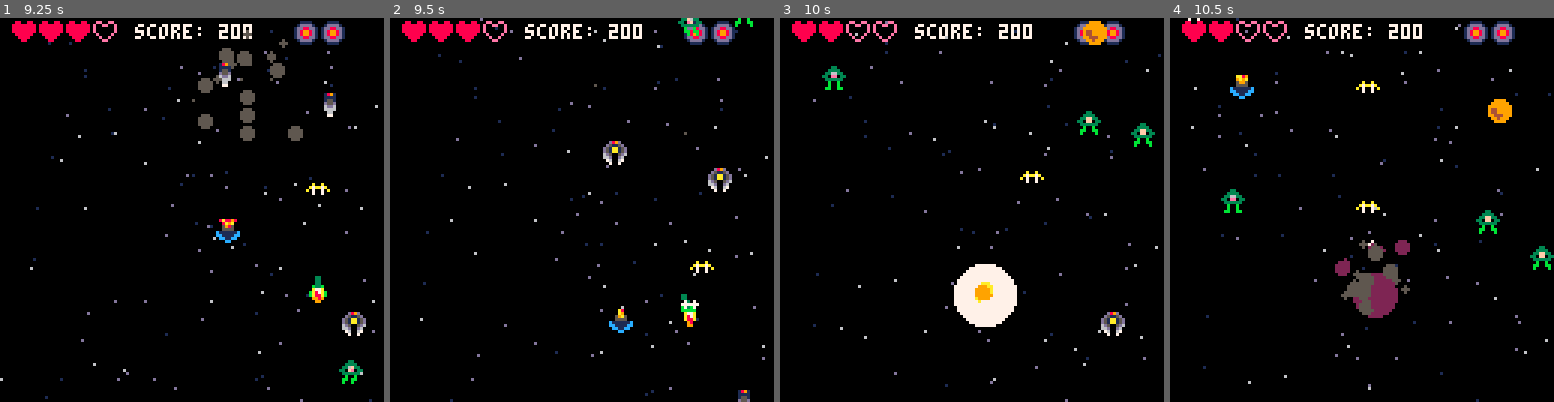
Above: before the commit, frames 1-4 (left to right).
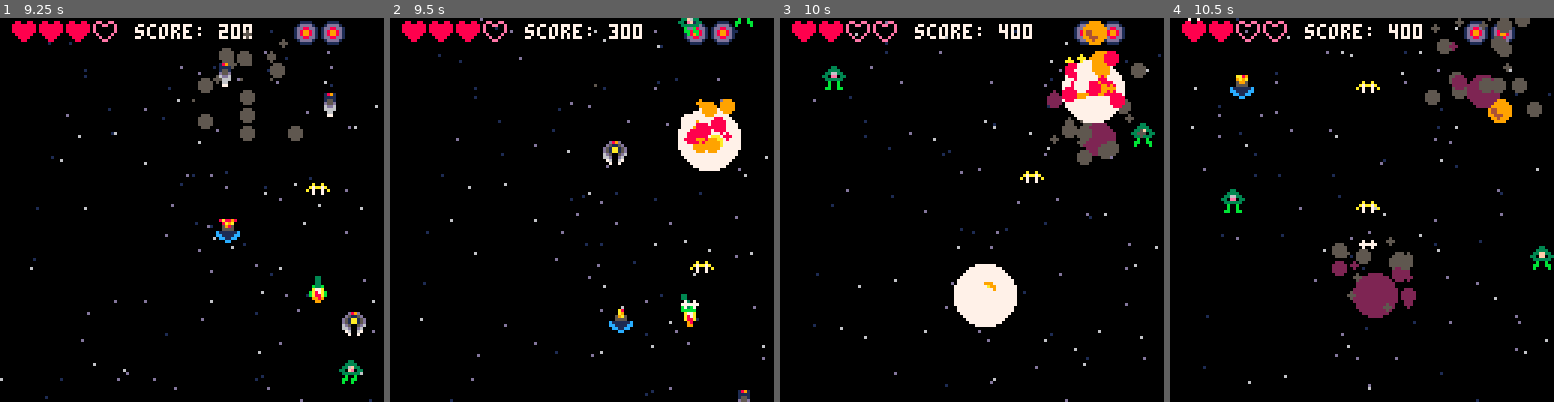
Above: after the commit, the same moments.

Repository: mathyousee/theyre-coming-p8
Game: PICO-8 cartridge theyrecoming.p8
Two runs of this game, one before a commit and one after it. Both use one fixed random seed, a clock stepped at 60 frames per second and the inputs below.
Inputs:
- Up to frame 1 (9.25 s): tap O (Z key) at 0.33, 0.7, 1.43, 2.22, 3.1, 3.98, 4.87, 5.75, 6.63, 7.52, 8.4 s; tap X (X key) at 1.07, 2.07, 2.4, 2.73, 3.07, 3.4, 3.73, 4.07, 4.4, 4.73, 5.07, 5.4, 5.73, 6.07, 6.4, 6.73, 7.07, 7.4, 7.73, 8.07, 8.4, 8.73, 9.07 s; hold Left 1.97-2.37 s; hold Down 2.42-2.82 s; hold Right 2.87-3.53 s; hold Up 3.58-4.08 s; hold Right 4.13-4.53 s; hold Down 4.58-5.08 s; hold Left 5.13-5.8 s; hold Up 5.85-6.18 s; hold Left 6.23-6.63 s; hold Down 6.68-7.08 s; hold Right 7.13-7.8 s; hold Up 7.85-8.35 s; hold Right 8.4-8.8 s; hold Down from 8.85 s (still down)
- Up to frame 2 (9.5 s): tap O (Z key) at 9.28 s; release Down at 9.35 s; tap X (X key) at 9.4 s; hold Left from 9.4 s (still down)
- Up to frame 3 (10 s): keep holding Left; tap X (X key) at 9.73 s
- Up to frame 4 (10.5 s): release Left at 10.07 s; tap X (X key) at 10.07, 10.4 s; hold Up 10.12-10.45 s; tap O (Z key) at 10.17 s

Frame 1 is identical in both runs. In frame 2, 2.6% of the frame differs, in the area x 57-92%, y 3-46%; in frame 3, 4.5%, in the area x 50-96%, y 1-83%; in frame 4, 4.1%.

Commit message:
refactored sprites

Diff:
--- a/theyrecoming.p8
+++ b/theyrecoming.p8
@@ -20,27 +20,10 @@
  shwaves={}
  bombs={}
 --  add(bombs,{x=64,y=64,r=10,t=0,tr=50,c=7})
- stars={}
-  initstarfield()
- weapons={}
-  add(weapons,{cd=4,d=1,sp=33,swc=10,id=1})
-  add(weapons,{cd=2,d=1,sp=34,swc=10,id=2})
-  add(weapons,{cd=8,d=2,sp=35,swc=9,id=3})
-  add(weapons,{cd=12,d=5,sp=36,swc=8,id=4})
- etypes={}
-	 add(etypes,{s=25,dx=.15,dy=1.5,sw=7,sh=7,smin=25,smax=28,hp=10,en=1,san={25,25,25,25,26,26,26,26,27,27,27,27,28,28,28,28}})
-	 add(etypes,{s=184,dx=-.15,dy=3,sw=7,sh=7,smin=184,smax=187,hp=8,en=2,san={184,184,184,184,185,185,185,185,186,186,186,186,187,187,187,187}})
-	 add(etypes,{s=9,dx=0,dy=2,sw=7,smin=9,smax=13,hp=1,en=3,san={9,9,9,9,10,10,10,10,11,11,11,11,12,12,12,12}})
-	 add(etypes,{s=9,dx=0,dy=2.5,sw=7,smin=9,smax=13,hp=1,en=4,san={9,9,9,9,10,10,10,10,11,11,11,11,12,12,12,12}})
-	 add(etypes,{s=41,dx=0,dy=3.5,sw=7,smin=41,smax=44,hp=2,en=5,san={41,41,41,41,42,42,42,42,43,43,43,43,44,44,44,44}})
-	 add(etypes,{s=41,dx=0,dy=3.5,sw=7,smin=41,smax=44,hp=2,en=5,san={41,41,41,41,42,42,42,42,43,43,43,43,44,44,44,44}})
- utypes={}
-  add(utypes,{sp=17,utype="pw",sw=8,id=1})
-  add(utypes,{sp=18,utype="pw",sw=8,id=2})
-  add(utypes,{sp=19,utype="pw",sw=8,id=3})
-  add(utypes,{sp=20,utype="pw",sw=8,id=4})
-  add(utypes,{sp=21,utype="sq",sw=8,id=0})
-  add(utypes,{sp=22,utype="life",sw=8,id=0})
+ initstarfield()
+ initweapons()
+ initetypes()
+ initutypes()
 
 end
 
@@ -49,7 +32,7 @@
  t=0
  l=1
  lsm=0
- p={s=2,x=64,y=64,dx=0,dy=0,m=0,f={s=4,smin=4,smax=7,san={4,5,6,7},can=1},fy=4,l=4,nb=0,sw=7,inv=0}
+ initplayer()
  pb={}
  set_pweapon(1) --player active weapon
  sw={q=2,d=10} --secondary weapon
@@ -69,6 +52,7 @@
 -- add(powerups,{x=90,y=90,sp=22,sw=8,utype="life"})
  nextenemy=30
  levelcountdown=120
+ myextra=mkobj(utypes[2])
 end
 
 
@@ -106,8 +90,9 @@
  end
 
  --move horizontally and vertically
- p.x+=p.dx
- p.y+=p.dy
+-- p.x+=p.dx
+-- p.y+=p.dy
+ move(p)
 
  --don't go off the screen
  if(p.x>=120) then
@@ -163,7 +148,7 @@
  --check for more shots
 
  if btn(5) and p.nb <=0  then
-  add(pb,{s=pw.sp,x=p.x,y=p.y,sw=7,sh=7,swc=pw.swc})
+  add(pb,{s=pw.s,x=p.x,y=p.y,sw=7,sh=7,swc=pw.swc})
   p.m=4
   p.nb=pw.cd
   sfx(0)
@@ -207,9 +192,7 @@
 --  i.s+=0.2
 --  if i.s>i.smax then i.s=i.smin end
   animate(i)
-  i.x+=i.dx
-  --change y & check visibility
-  i.y+=i.dy
+  move(i)
   if i.y >128 then del(enemies,i) end
   if collide(p,i) and p.inv<=0 then
    explode(p.x,p.y,3)
@@ -231,7 +214,7 @@
 function set_pweapon(wid)
  for i in all (weapons) do
   if i.id==wid then
-   pw={cd=i.cd,d=i.d,swc=i.swc,sp=i.sp}
+   pw={cd=i.cd,d=i.d,swc=i.swc,s=i.s}
   end
  end
 end
@@ -266,13 +249,21 @@
 -->8
 --tools
 
-function drawsprite(ispr)
- spr(ispr.s,ispr.x,ispr.y)
+function drawsprite(myspr)
+ local sprs=myspr.s
+ local sprx=myspr.x
+ local spry=myspr.y
+
+
+ spr(sprs,sprx,spry)
+end
+
+function move(thing)
+ thing.x+=thing.dx
+ thing.y+=thing.dy
 end
 
 function animate(thing)
- --thing.s+=1
- --if thing.s>thing.smax then thing.s=thing.smin end
  thing.can+=1
  if thing.can>#thing.san then thing.can=1 end
  thing.s=thing.san[thing.can]
@@ -302,6 +293,7 @@
 end
 
 function collideb(a,c)
+ --check for collision in a radius
  --check if dist( allaxy vs cxy)< is c.r
 
  local closest_x=0 closest_y=0
@@ -395,7 +387,7 @@
  local r=0 ut={}
  r=ceil(rnd(4+4-p.l))
  ut=utypes[r]
- add(powerups,{x=pux,y=puy,sp=ut.sp,sw=ut.sw,utype=ut.utype,id=ut.id})
+ add(powerups,{x=pux,y=puy,s=ut.s,sw=ut.sw,utype=ut.utype,id=ut.id})
 end
 
 
@@ -408,6 +400,8 @@
 --starfield
 
 function initstarfield()
+ stars={}
+
  for i=1,100 do
   add(stars,{x=flr(rnd(127)),y=flr(rnd(127)),s=rnd(2)+0.5})
  end
@@ -536,7 +530,7 @@
 function drawpow()
  for pow in all (powerups) do
   if sin(time())>0 then
-    spr(pow.sp,pow.x,pow.y)
+    spr(pow.s,pow.x,pow.y)
   else
     spr(16,pow.x,pow.y)
   end
@@ -702,6 +696,62 @@
  print("your score was "..score)
  print("press ⬅️➡️ buttons to restart",6,80,blink())
 end
+-->8
+--object definitions
+
+function initweapons()
+ weapons={}
+ add(weapons,{cd=4,d=1,s=33,swc=10,id=1})
+ add(weapons,{cd=2,d=1,s=34,swc=10,id=2})
+ add(weapons,{cd=8,d=2,s=35,swc=9,id=3})
+ add(weapons,{cd=12,d=5,s=36,swc=8,id=4})
+end
+
+function initutypes()
+ utypes={}
+ add(utypes,{s=17,utype="pw",sw=8,id=1})
+ add(utypes,{s=18,utype="pw",sw=8,id=2})
+ add(utypes,{s=19,utype="pw",sw=8,id=3})
+ add(utypes,{s=20,utype="pw",sw=8,id=4})
+ add(utypes,{s=21,utype="sq",sw=8,id=0})
+ add(utypes,{s=22,utype="life",sw=8,id=0})
+end
+
+function initplayer()
+ p={s=2,x=64,y=64,dx=0,dy=0,m=0,f={s=4,smin=4,smax=7,san={4,5,6,7},can=1},fy=4,l=4,nb=0,sw=7,inv=0}
+end
+
+function initetypes()
+ etypes={}
+ add(etypes,{s=25,dx=.15,dy=1.5,sw=7,sh=7,smin=25,smax=28,hp=10,en=1,san={25,25,25,25,26,26,26,26,27,27,27,27,28,28,28,28}})
+ add(etypes,{s=184,dx=-.15,dy=3,sw=7,sh=7,smin=184,smax=187,hp=2,en=2,san={184,184,184,184,185,185,185,185,186,186,186,186,187,187,187,187}})
+ add(etypes,{s=9,dx=0,dy=2,sw=7,smin=9,smax=13,hp=1,en=3,san={9,9,9,9,10,10,10,10,11,11,11,11,12,12,12,12}})
+ add(etypes,{s=9,dx=0,dy=2.5,sw=7,smin=9,smax=13,hp=1,en=4,san={9,9,9,9,10,10,10,10,11,11,11,11,12,12,12,12}})
+ add(etypes,{s=41,dx=0,dy=3.5,sw=7,smin=41,smax=44,hp=2,en=5,san={41,41,41,41,42,42,42,42,43,43,43,43,44,44,44,44}})
+ add(etypes,{s=41,dx=0,dy=3.5,sw=7,smin=41,smax=44,hp=2,en=5,san={41,41,41,41,42,42,42,42,43,43,43,43,44,44,44,44}})
+end
+
+function mkobj(tmpl)
+ tmpl=tmpl or {}
+ local myobj={}
+ if tmpl.s then myobj.s=tmpl.s
+  else myobj.s=30 end
+ if tmpl.dx then myobj.dx=tmpl.dx
+  else myobj.dx=0 end
+ if tmpl.dy then myobj.dy=tmpl.dy
+  else myobj.dy=0 end
+ if tmpl.sw then myobj.sw=tmpl.sw
+  else myobj.sw=7 end
+ if tmpl.sh then myobj.sh=tmpl.sh
+  else myobj.sh=7 end
+ if tmpl.hp then myobj.hp=tmpl.hp end
+ if tmpl.en then myobj.en=tmpl.sw end
+ if tmpl.san then myobj.san=tmpl.san
+  else myobj.san={myobj.s} end
+
+ return myobj
+end
+
 __gfx__
 00000000033000000003300000000330000000000000000000000000000000000099990000033000000330000003300000033000000000000ee00ee008800880
 0000000003300000000330000000033000000000000000000000000000000000099999900033330000333300003333000033330000000000e00ee00e88888888
